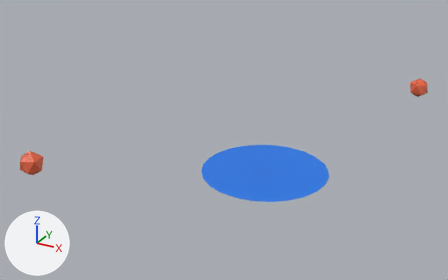
What one commit did to the glTF model src/assets/park.gltf.
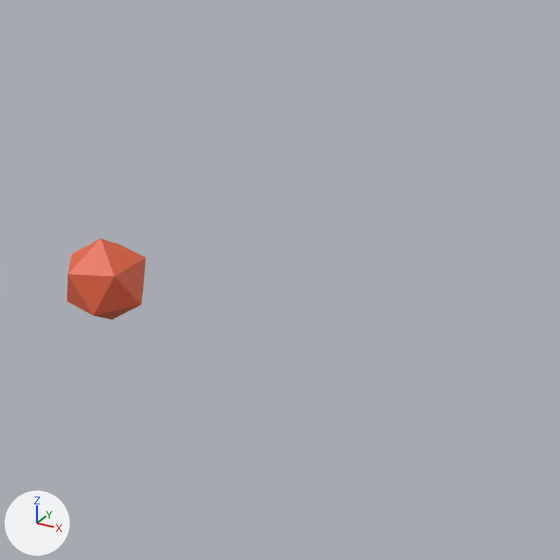
Each version is shown whole from a 50 mm camera at (3.18, -6.57, 3.49) aimed at (-0.39, -0.07, 0.24), then close up on the part from 0% to 37% of the width and 29% to 88% of the height. The lights are fixed; the arrows at lower left show +X, +Y and +Z. Objects named as collision shapes, trigger or cutter boxes, shadow casters or lower levels of detail are left out. Where no turn or scale is listed for an object, it has been applied to the vertices. Vertices at the same position are counted once.

The first close-up shows 'Leaf3_convex_colider'.
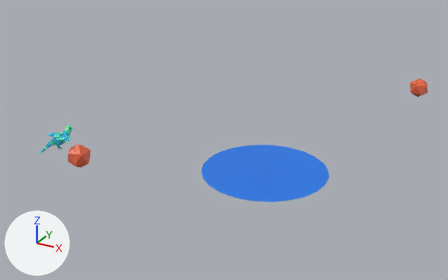
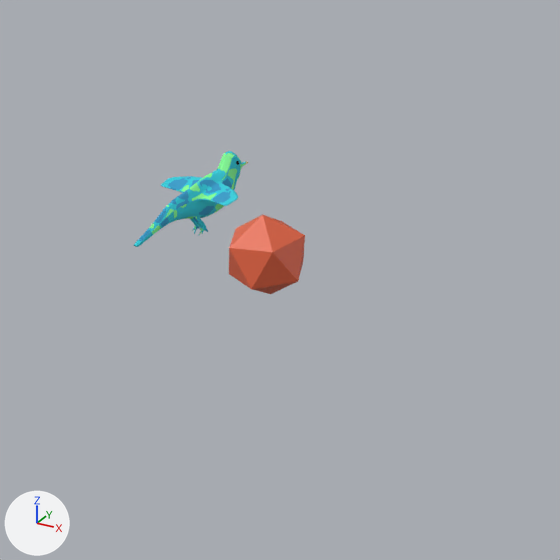
The newer file is also turned or shifted as a whole; pictures and numbers use the older file's frame.

Edits to the bpy script that builds the scene:
```text
Add img_birdbody:
    img_birdbody = load_image('BirdBody', '_unpacked/BirdBody', 1024, 1024, 'sRGB')
Add mat_base_001:
    mat_base_001 = principled_material('Base.001')
    mat_base_001.texture = img_birdbody
    mat_base_001.roughness = 1.0
Add mat_accent_2_001:
    mat_accent_2_001 = principled_material('Accent 2.001')
    mat_accent_2_001.base_color = (0.8, 0.648, 0.3)  # beige #e7d395
Add mat_eye_001:
    mat_eye_001 = principled_material('Eye.001')
    mat_eye_001.base_color = (0.0, 0.0, 0.0)  # black #000000
    mat_eye_001.roughness = 1.0
Change me_icosphere_003:
    where me_icosphere_003.from_pydata(...)  # 12 vertices, 20 faces; spans x -0.13..0.13, y -0.127..0.127, z -0.146..0.146
    used by ob_leaf3_convex_colider; location = (-1.591, -2.234, 0.545)
    me_icosphere_003 part 1: the whole mesh is turned 64.8 degrees about the z axis through its middle, then moved by (0.329, 0.395, 0.0)
Add me_cube_017:
    me_cube_017.from_pydata(...)  # 3892 vertices, 7688 faces; spans x -0.168..0.175, y -0.275..0.273, z -0.108..0.148
    # faces by material slot: [64, 7024, 600]
    me_cube_017.materials.append(mat_accent_2_001)  # beige #e7d395
    me_cube_017.materials.append(mat_base_001)  # picture img_birdbody
    me_cube_017.materials.append(mat_eye_001)  # black #000000
Add ob_body_001:
    ob_body_001 = bpy.data.objects.new('Body.001', me_cube_017)
    ob_body_001.location = (-1.818, -1.588, 0.502)
```

Boxes [x1, y1, x2, y2] around the edits, measured in the close-ups (560 x 560 px):
'Leaf3_convex_colider', mesh turned
    before: [67, 239, 146, 320]
    after: [229, 215, 305, 294]
'Body.001', added
    after: [134, 151, 248, 247]
    faces in mat_base_001 (picture img_birdbody): [134, 151, 246, 247]
